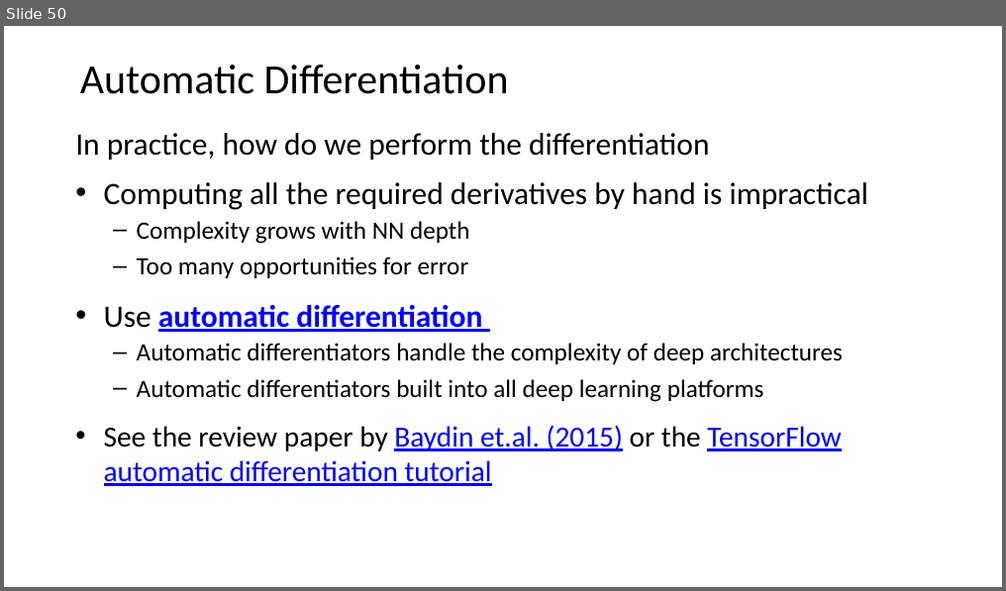
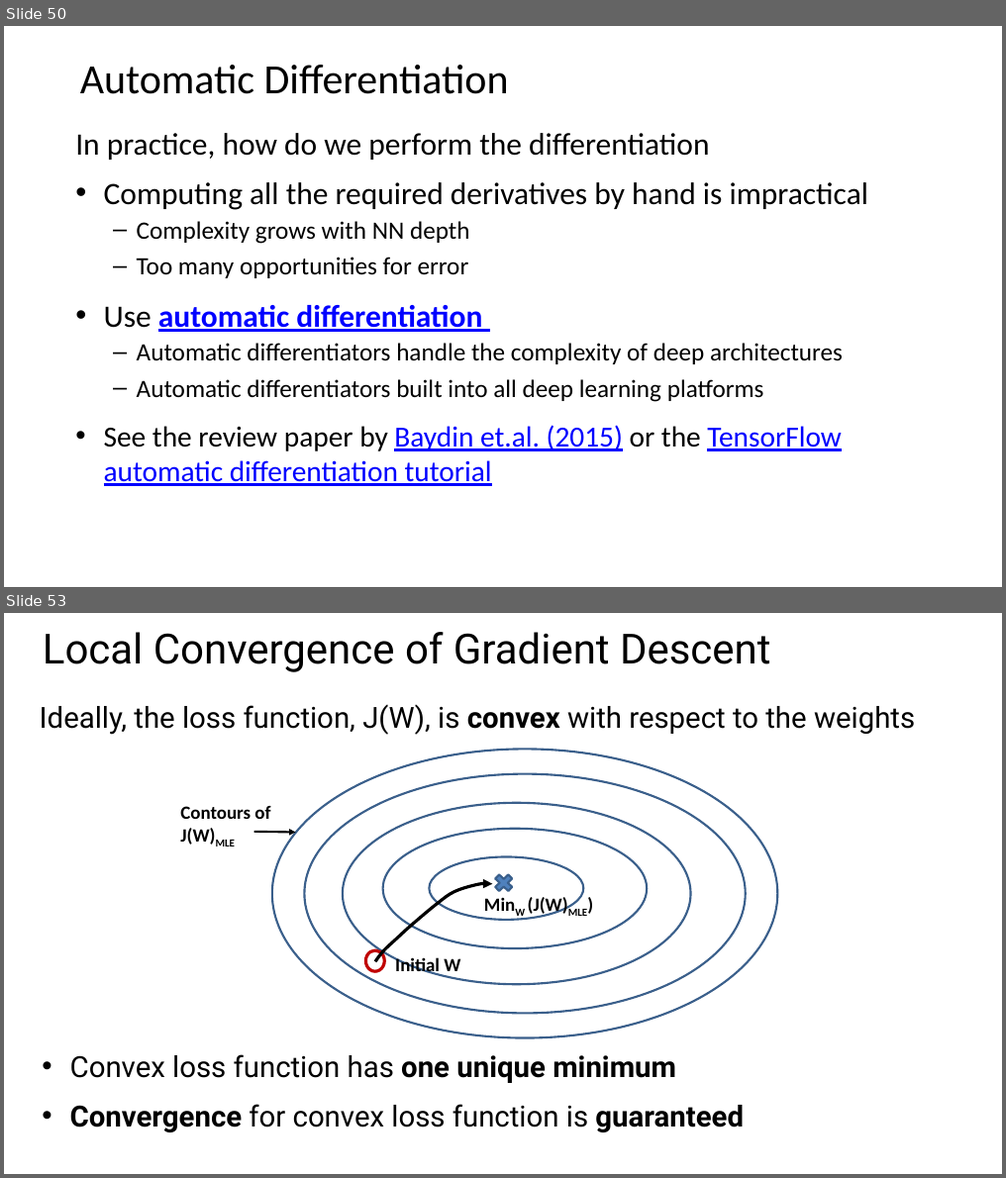
Before and after one commit to StephenElston/CSCI-E25, a slide deck: Slides/5_BuildingBlocksOfDeepLearning.pptx. Shown one above the other, each under a label of ours: slide 50 before the commit, slides 50 and 53 after it; the slides between them are not shown. The pictures are 1006x591 and 1006x1178 pixels, drawn with LibreOffice and Linux fonts; fonts in the diff are those of the drawing. Boxes give left, top, right and bottom in pixels: in the first picture for what was removed or moved away, otherwise in the second. Text is boxed around its words. In the diff, an @@ line names an element or a change of style, - is before the commit and + after.

```diff
--- a/Slides/5_BuildingBlocksOfDeepLearning.pptx
+++ b/Slides/5_BuildingBlocksOfDeepLearning.pptx
@@ slide 53 added at <box>4,613,1002,1174</box>, background #FFFFFF @@
@@ title added at <box>43,632,771,672</box>, 40 pt, text #000000 @@
+Local Convergence of Gradient Descent
@@ text added at <box>40,704,915,735</box>, 28 pt, text #000000 @@
+Ideally, the loss function, J(W), is convex with respect to the weights
@@ ellipse added at <box>272,750,777,1039</box>, outline #3A5F8C 2 pt @@
@@ ellipse added at <box>304,774,746,1014</box>, outline #3A5F8C 2 pt @@
@@ text added at <box>180,806,270,847</box>, 18 pt, text #000000, bold @@
+Contours of J(W)MLE
@@ ellipse added at <box>343,803,690,985</box>, outline #3A5F8C 2 pt @@
@@ arrow added from (254, 832) to (296, 833), #000000 2 pt @@
@@ ellipse added at <box>383,829,648,949</box>, outline #3A5F8C 2 pt @@
@@ ellipse added at <box>430,858,583,920</box>, outline #3A5F8C 2 pt @@
@@ cross added at <box>491,871,516,895</box>, fill #4F81BD, outline #3A5F8C 2 pt @@
@@ freeform shape added at <box>375,884,492,961</box>, outline #000000 3 pt @@
@@ text added at <box>528,897,587,917</box>, 18 pt, text #000000, bold @@
+MinW (J(W)MLE)
@@ ellipse added at <box>365,951,384,971</box>, outline #C00000 3 pt @@
@@ text added at <box>395,958,460,976</box>, 18 pt, text #000000, bold @@
+Initial W
@@ text added at <box>70,1055,744,1133</box>, 28 pt, text #000000 @@
+• Convex loss function has one unique minimum
+• Convergence for convex loss function is guaranteed
```
Also in this commit, not shown: 19 other slides added, 2 other files.
